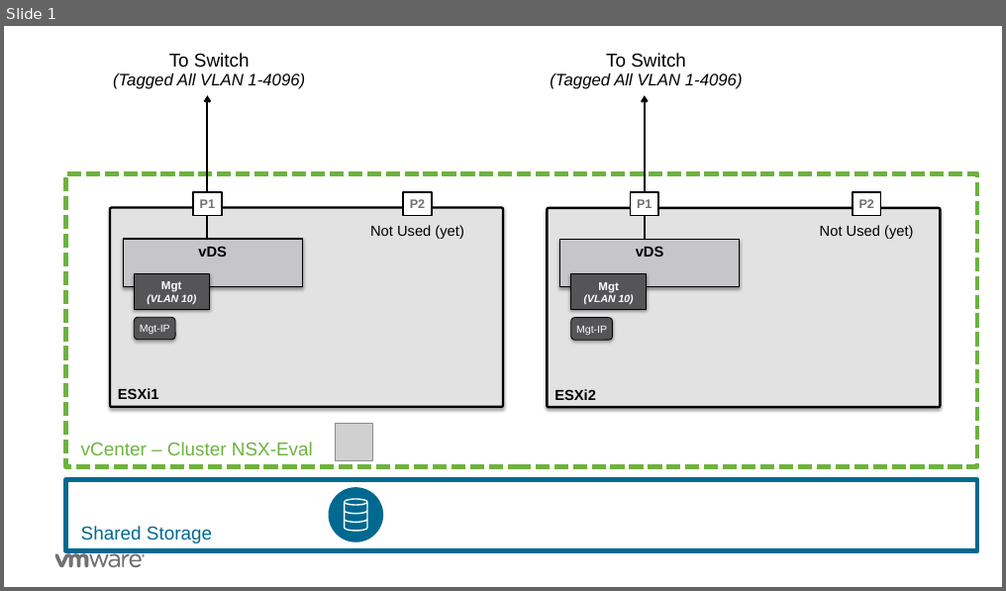
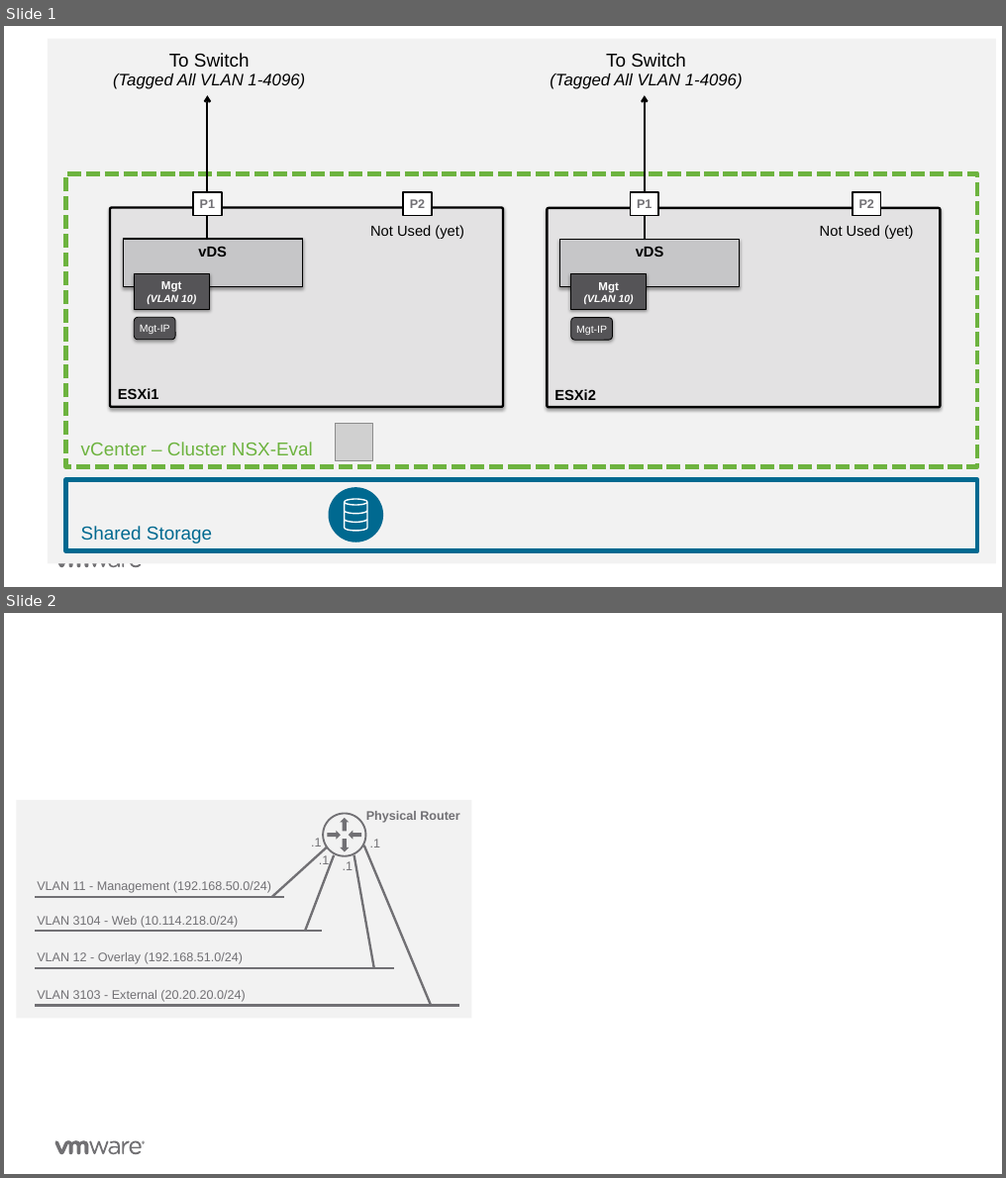
Before and after one commit to vmware-nsx/eval-docs, a slide deck: docs/assets/Graphics/Graphics-v0.1.pptx. Shown one above the other, each under a label of ours: slide 1 before the commit, slides 1 and 2 after it. The pictures are 1006x591 and 1006x1178 pixels, drawn with LibreOffice and Linux fonts; fonts in the diff are those of the drawing; grey boxes stand for pictures; background and template pictures are left out. Boxes give left, top, right and bottom in pixels: in the first picture for what was removed or moved away, otherwise in the second. Text is boxed around its words. In the diff, an @@ line names an element or a change of style, - is before the commit and + after.

```diff
--- a/docs/assets/Graphics/Graphics-v0.1.pptx
+++ b/docs/assets/Graphics/Graphics-v0.1.pptx
@@ slide 2 added at [4, 613, 1002, 1174], background #FFFFFF; not listed: 5 template elements that a slide beside it also shows @@
@@ rectangle added at [16, 800, 471, 1019], fill #F2F2F2 @@
@@ text added at [366, 811, 460, 823], 12 pt, text #717074, bold @@
+Physical Router
@@ line added from (272, 897) to (327, 848), #717074 2.25 pt @@
@@ text added at [311, 838, 321, 847], 12 pt, text #717074 @@
+.1
@@ group added at [322, 813, 367, 858]: 5 freeform shapes @@
@@ line added from (431, 1006) to (364, 846), #717074 2.25 pt @@
@@ text added at [370, 839, 380, 848], 12 pt, text #717074 @@
+.1
@@ line added from (305, 931) to (334, 856), #717074 2.25 pt @@
@@ text added at [319, 856, 329, 868], 12 pt, text #717074 @@
+.1
@@ text added at [343, 861, 352, 870], 12 pt, text #717074 @@
+.1
@@ line added from (374, 968) to (354, 856), #717074 2.25 pt @@
@@ line added from (35, 897) to (285, 897), #717074 2.25 pt @@
@@ text added at [37, 881, 271, 893], 12 pt, text #717074 @@
+VLAN 11 - Management (192.168.50.0/24)
@@ line added from (35, 931) to (322, 931), #717074 2.25 pt @@
@@ text added at [37, 916, 238, 928], 12 pt, text #717074 @@
+VLAN 3104 - Web (10.114.218.0/24)
@@ line added from (35, 968) to (394, 968), #717074 2.25 pt @@
@@ text added at [37, 953, 243, 964], 12 pt, text #717074 @@
+VLAN 12 - Overlay (192.168.51.0/24)
@@ text added at [37, 990, 245, 1002], 12 pt, text #717074 @@
+VLAN 3103 - External (20.20.20.0/24)
@@ line added from (35, 1006) to (459, 1006), #717074 2.25 pt @@
@@ freeform shape added at [142, 1142, 145, 1145], fill #717073 @@
@@ freeform shape added at [143, 1143, 144, 1144], fill #717073 @@
@@ slide 1 changed as well @@
@@ rectangle added at [48, 39, 996, 565], fill #F2F2F2 @@
@@ freeform shape removed at [142, 555, 145, 558] @@
@@ freeform shape removed at [143, 556, 144, 557] @@
```
Also in this commit, not shown: 1 other file.
